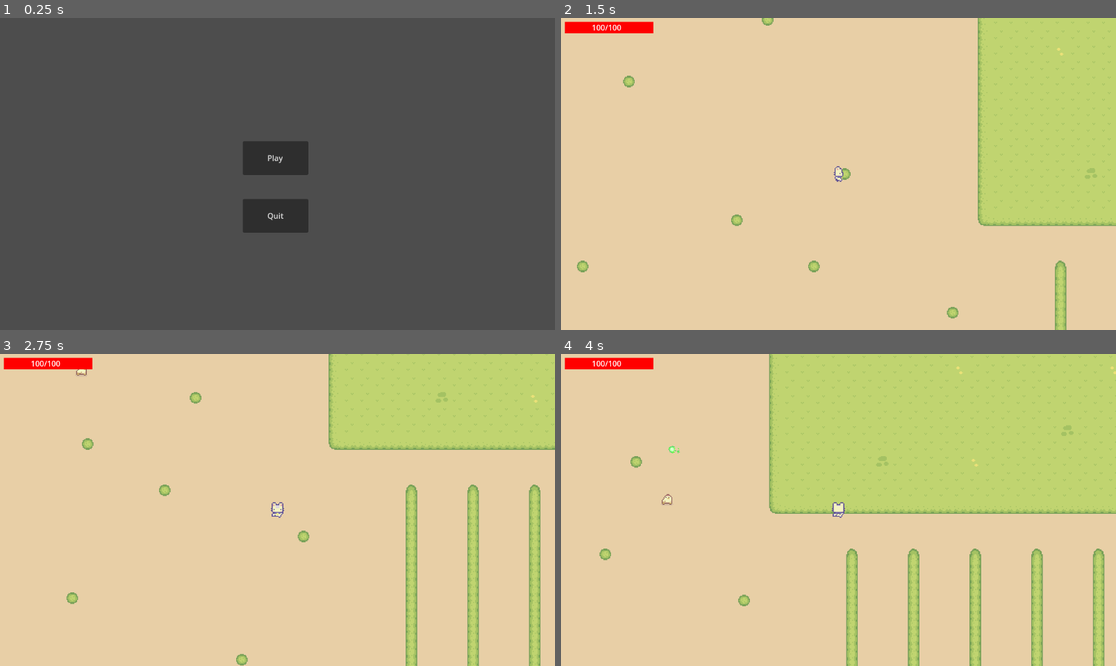
Above: before the commit, frames 1-4 (two rows, left to right).
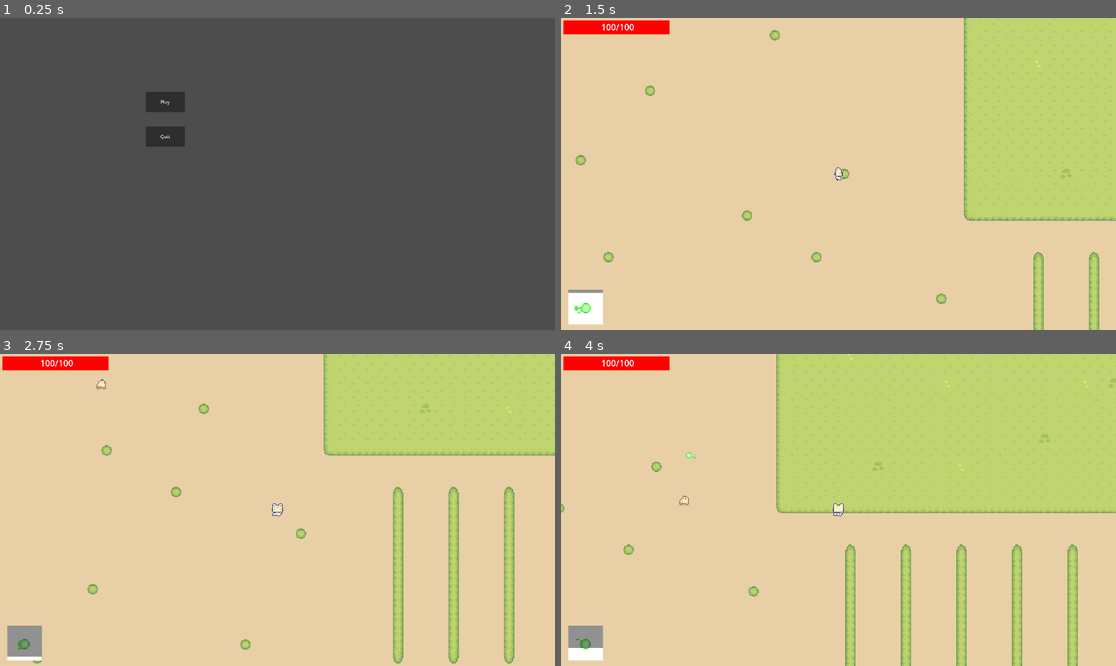
Above: after the commit, the same moments.

Repository: Aobies59/farm-survivors
Game: Godot game, scene res://scenes/main.tscn
The game is run twice, just before and just after one commit, with the same random seed, the same clock (stepped at 60 frames per second) and the same inputs.
Inputs:
- Up to frame 1 (0.25 s): no input
- Up to frame 2 (1.5 s): click "Play" at 0.5 s; tap Enter at 1.25 s; hold Right (Move Right) from 1.28 s (still down)
- Up to frame 3 (2.75 s): release Right (Move Right) at 2.03 s; hold Down (Move Down) from 2.03 s (still down)
- Up to frame 4 (4 s): release Down (Move Down) at 2.78 s; hold Right (Move Right) 2.78-3.53 s; hold Up (Move Up) from 3.53 s (still down)

The runs differ from the first frame. In frame 1, 3.4% of the frame differs, in the area x 26-56%, y 23-69%; in frame 2, 6.3%; in frame 3, 11%, in the area x 0-100%, y 0-100%; in frame 4, 10%.

Commit message:
added abilities ui

Diff:
--- a/characters/player.tscn
+++ b/characters/player.tscn
@@ -573,7 +573,7 @@
 frame = 1
 
 [node name="Camera2D" type="Camera2D" parent="."]
-zoom = Vector2(2, 2)
+zoom = Vector2(3, 3)
 limit_left = 0
 limit_top = 0
 limit_right = 1470
--- a/project.godot
+++ b/project.godot
@@ -18,6 +18,11 @@
 [autoload]
 
 Global="*res://scripts/global.gd"
+
+[display]
+
+window/size/viewport_width=1920
+window/size/viewport_height=1080
 
 [global_group]
 
--- a/scenes/bullet.tscn
+++ b/scenes/bullet.tscn
@@ -63,6 +63,33 @@
 [sub_resource type="CircleShape2D" id="CircleShape2D_nf4oq"]
 radius = 4.0
 
+[sub_resource type="Animation" id="Animation_u3ryp"]
+length = 0.001
+tracks/0/type = "value"
+tracks/0/imported = false
+tracks/0/enabled = true
+tracks/0/path = NodePath("AnimatedSprite2D:animation")
+tracks/0/interp = 1
+tracks/0/loop_wrap = true
+tracks/0/keys = {
+"times": PackedFloat32Array(0),
+"transitions": PackedFloat32Array(1),
+"update": 1,
+"values": [&"default"]
+}
+tracks/1/type = "value"
+tracks/1/imported = false
+tracks/1/enabled = true
+tracks/1/path = NodePath("AnimatedSprite2D:frame")
+tracks/1/interp = 1
+tracks/1/loop_wrap = true
+tracks/1/keys = {
+"times": PackedFloat32Array(0),
+"transitions": PackedFloat32Array(1),
+"update": 1,
+"values": [0]
+}
+
 [sub_resource type="Animation" id="Animation_qb4uq"]
 resource_name = "default"
 length = 0.7
@@ -92,33 +119,6 @@
 "values": [0, 1, 2, 3, 4, 5, 6]
 }
 
-[sub_resource type="Animation" id="Animation_u3ryp"]
-length = 0.001
-tracks/0/type = "value"
-tracks/0/imported = false
-tracks/0/enabled = true
-tracks/0/path = NodePath("AnimatedSprite2D:animation")
-tracks/0/interp = 1
-tracks/0/loop_wrap = true
-tracks/0/keys = {
-"times": PackedFloat32Array(0),
-"transitions": PackedFloat32Array(1),
-"update": 1,
-"values": [&"default"]
-}
-tracks/1/type = "value"
-tracks/1/imported = false
-tracks/1/enabled = true
-tracks/1/path = NodePath("AnimatedSprite2D:frame")
-tracks/1/interp = 1
-tracks/1/loop_wrap = true
-tracks/1/keys = {
-"times": PackedFloat32Array(0),
-"transitions": PackedFloat32Array(1),
-"update": 1,
-"values": [0]
-}
-
 [sub_resource type="AnimationLibrary" id="AnimationLibrary_ttqy8"]
 _data = {
 "RESET": SubResource("Animation_u3ryp"),
--- a/scenes/world.tscn
+++ b/scenes/world.tscn
@@ -1,10 +1,12 @@
-[gd_scene load_steps=11 format=3 uid="uid://cenulxvjf3twu"]
+[gd_scene load_steps=25 format=3 uid="uid://cenulxvjf3twu"]
 
 [ext_resource type="PackedScene" uid="uid://uqnipnl0gf2h" path="res://characters/player.tscn" id="1_16p6v"]
 [ext_resource type="PackedScene" uid="uid://ijdorn145jqa" path="res://scenes/bg.tscn" id="1_p234c"]
 [ext_resource type="Script" path="res://scripts/world.gd" id="1_vmkrc"]
 [ext_resource type="Script" path="res://scripts/health.gd" id="4_p4c78"]
 [ext_resource type="Script" path="res://scripts/pause_menu.gd" id="4_xyvrp"]
+[ext_resource type="Script" path="res://scripts/abilities.gd" id="6_l6u62"]
+[ext_resource type="Texture2D" uid="uid://b44bmaos68477" path="res://resources/sprite-ball.png" id="7_83s81"]
 
 [sub_resource type="SegmentShape2D" id="SegmentShape2D_hgrf4"]
 b = Vector2(0, 656)
@@ -22,6 +24,128 @@
 
 [sub_resource type="LabelSettings" id="LabelSettings_b7fl2"]
 font_size = 80
+
+[sub_resource type="LabelSettings" id="LabelSettings_lgw42"]
+font_size = 30
+
+[sub_resource type="Animation" id="Animation_nnhdv"]
+resource_name = "default"
+length = 0.7
+loop_mode = 1
+tracks/0/type = "value"
+tracks/0/imported = false
+tracks/0/enabled = true
+tracks/0/path = NodePath("AnimatedSprite2D:animation")
+tracks/0/interp = 1
+tracks/0/loop_wrap = true
+tracks/0/keys = {
+"times": PackedFloat32Array(0),
+"transitions": PackedFloat32Array(1),
+"update": 1,
+"values": [&"default"]
+}
+tracks/1/type = "value"
+tracks/1/imported = false
+tracks/1/enabled = true
+tracks/1/path = NodePath("AnimatedSprite2D:frame")
+tracks/1/interp = 1
+tracks/1/loop_wrap = true
+tracks/1/keys = {
+"times": PackedFloat32Array(0, 0.1, 0.2, 0.3, 0.4, 0.5, 0.6),
+"transitions": PackedFloat32Array(1, 1, 1, 1, 1, 1, 1),
+"update": 1,
+"values": [0, 1, 2, 3, 4, 5, 6]
+}
+
+[sub_resource type="Animation" id="Animation_bxh8k"]
+length = 0.001
+tracks/0/type = "value"
+tracks/0/imported = false
+tracks/0/enabled = true
+tracks/0/path = NodePath("AnimatedSprite2D:animation")
+tracks/0/interp = 1
+tracks/0/loop_wrap = true
+tracks/0/keys = {
+"times": PackedFloat32Array(0),
+"transitions": PackedFloat32Array(1),
+"update": 1,
+"values": [&"default"]
+}
+tracks/1/type = "value"
+tracks/1/imported = false
+tracks/1/enabled = true
+tracks/1/path = NodePath("AnimatedSprite2D:frame")
+tracks/1/interp = 1
+tracks/1/loop_wrap = true
+tracks/1/keys = {
+"times": PackedFloat32Array(0),
+"transitions": PackedFloat32Array(1),
+"update": 1,
+"values": [0]
+}
+
+[sub_resource type="AnimationLibrary" id="AnimationLibrary_o2r13"]
+_data = {
+"RESET": SubResource("Animation_bxh8k"),
+"default": SubResource("Animation_nnhdv")
+}
+
+[sub_resource type="AtlasTexture" id="AtlasTexture_0lu7o"]
+atlas = ExtResource("7_83s81")
+region = Rect2(0, 0, 32, 32)
+
+[sub_resource type="AtlasTexture" id="AtlasTexture_14wcm"]
+atlas = ExtResource("7_83s81")
+region = Rect2(32, 0, 32, 32)
+
+[sub_resource type="AtlasTexture" id="AtlasTexture_rocvd"]
+atlas = ExtResource("7_83s81")
+region = Rect2(64, 0, 32, 32)
+
+[sub_resource type="AtlasTexture" id="AtlasTexture_4vw5x"]
+atlas = ExtResource("7_83s81")
+region = Rect2(96, 0, 32, 32)
+
+[sub_resource type="AtlasTexture" id="AtlasTexture_d0jay"]
+atlas = ExtResource("7_83s81")
+region = Rect2(128, 0, 32, 32)
+
+[sub_resource type="AtlasTexture" id="AtlasTexture_s77up"]
+atlas = ExtResource("7_83s81")
+region = Rect2(0, 32, 32, 32)
+
+[sub_resource type="AtlasTexture" id="AtlasTexture_00yc6"]
+atlas = ExtResource("7_83s81")
+region = Rect2(32, 32, 32, 32)
+
+[sub_resource type="SpriteFrames" id="SpriteFrames_broxj"]
+animations = [{
+"frames": [{
+"duration": 1.0,
+"texture": SubResource("AtlasTexture_0lu7o")
+}, {
+"duration": 1.0,
+"texture": SubResource("AtlasTexture_14wcm")
+}, {
+"duration": 1.0,
+"texture": SubResource("AtlasTexture_rocvd")
+}, {
+"duration": 1.0,
+"texture": SubResource("AtlasTexture_4vw5x")
+}, {
+"duration": 1.0,
+"texture": SubResource("AtlasTexture_d0jay")
+}, {
+"duration": 1.0,
+"texture": SubResource("AtlasTexture_s77up")
+}, {
+"duration": 1.0,
+"texture": SubResource("AtlasTexture_00yc6")
+}],
+"loop": true,
+"name": &"default",
+"speed": 5.0
+}]
 
 [node name="World" type="Node2D"]
 script = ExtResource("1_vmkrc")
@@ -59,31 +183,33 @@
 
 [node name="bg" type="ColorRect" parent="PauseMenu"]
 z_index = -1
-offset_right = 1464.0
-offset_bottom = 664.0
+offset_left = -1191.0
+offset_top = -630.0
+offset_right = 2900.0
+offset_bottom = 3236.0
 color = Color(0.154876, 0.154876, 0.154876, 0.541176)
 
 [node name="PAUSED" type="Label" parent="PauseMenu"]
-offset_left = 416.0
-offset_top = 136.0
-offset_right = 725.0
-offset_bottom = 246.0
+offset_left = 806.0
+offset_top = 238.0
+offset_right = 1115.0
+offset_bottom = 348.0
 text = "PAUSED"
 label_settings = SubResource("LabelSettings_b7fl2")
 
 [node name="Continue" type="Button" parent="PauseMenu"]
-offset_left = 504.0
-offset_top = 288.0
-offset_right = 640.0
-offset_bottom = 358.0
+offset_left = 891.0
+offset_top = 453.0
+offset_right = 1027.0
+offset_bottom = 523.0
 text = "Continue
 "
 
 [node name="Quit" type="Button" parent="PauseMenu"]
-offset_left = 504.0
-offset_top = 376.0
-offset_right = 640.0
-offset_bottom = 446.0
+offset_left = 892.0
+offset_top = 540.0
+offset_right = 1028.0
+offset_bottom = 610.0
 text = "Quit
 "
 
@@ -96,24 +222,54 @@
 z_index = 1
 offset_left = 8.0
 offset_top = 8.0
-offset_right = 192.0
-offset_bottom = 32.0
+offset_right = 376.0
+offset_bottom = 56.0
 color = Color(1, 0, 0, 1)
 
 [node name="Empty" type="ColorRect" parent="UI/Health"]
 offset_left = 8.0
 offset_top = 8.0
-offset_right = 192.0
-offset_bottom = 32.0
+offset_right = 376.0
+offset_bottom = 56.0
 color = Color(0.252028, 0.252028, 0.252028, 1)
 
 [node name="Label" type="Label" parent="UI/Health"]
 z_index = 2
-offset_left = 64.0
-offset_top = 8.0
-offset_right = 126.0
-offset_bottom = 31.0
+offset_left = 139.0
+offset_top = 10.0
+offset_right = 253.0
+offset_bottom = 52.0
 text = "100/100"
+label_settings = SubResource("LabelSettings_lgw42")
+
+[node name="Abilities" type="Node2D" parent="UI"]
+script = ExtResource("6_l6u62")
+
+[node name="SlimeBall" type="Node2D" parent="UI/Abilities"]
+
+[node name="AnimationPlayer" type="AnimationPlayer" parent="UI/Abilities/SlimeBall"]
+libraries = {
+"": SubResource("AnimationLibrary_o2r13")
+}
+autoplay = "default"
+
+[node name="Back" type="ColorRect" parent="UI/Abilities/SlimeBall"]
+offset_left = 25.0
+offset_top = 941.0
+offset_right = 145.0
+offset_bottom = 1061.0
+
+[node name="AnimatedSprite2D" type="AnimatedSprite2D" parent="UI/Abilities/SlimeBall"]
+position = Vector2(83, 1007)
+scale = Vector2(5.15625, 5.15625)
+sprite_frames = SubResource("SpriteFrames_broxj")
+
+[node name="Front" type="ColorRect" parent="UI/Abilities/SlimeBall"]
+offset_left = 25.0
+offset_top = 941.0
+offset_right = 145.0
+offset_bottom = 1061.0
+color = Color(0.101868, 0.101868, 0.101868, 0.478431)
 
 [connection signal="pressed" from="PauseMenu/Continue" to="PauseMenu" method="_on_continue_pressed"]
 [connection signal="pressed" from="PauseMenu/Quit" to="PauseMenu" method="_on_quit_pressed"]
--- /dev/null
+++ b/scripts/abilities.gd
@@ -0,0 +1,15 @@
+extends Node2D
+
+var abilities = {}
+var player
+
+func _ready():
+	player = get_node("../../Player")
+	for ability in self.get_children():
+		var front = ability.get_node("Front")
+		var back = ability.get_node("Back")
+		abilities[ability.name] = [front, back.size.y]
+
+func _process(delta: float) -> void:
+	for abilityName in abilities.keys():
+		abilities[abilityName][0].size.y = abilities[abilityName][1] - abilities[abilityName][1]*(player.abilitiesDelta[abilityName]/player.abilitiesFrequency[abilityName])
--- a/scripts/chicken.gd
+++ b/scripts/chicken.gd
@@ -41,12 +41,11 @@
 	angleToPlayer = atan2(direction.y, direction.x)
 	var distanceToPlayer = (player.position - self.position).length()
 
-	if distanceToPlayer <= ATTACKING_DISTANCE or timeSinceAttack > 0:
+	timeSinceAttack = min(ATTACKING_RATE, timeSinceAttack + delta)
+	if distanceToPlayer <= ATTACKING_DISTANCE:
 		attacking = true
-		timeSinceAttack += delta
 	else:
 		attacking = false
-		timeSinceAttack = 0
 
 	if attacking:
 		if previousPosition == FACING_LEFT:
--- a/scripts/player.gd
+++ b/scripts/player.gd
@@ -15,9 +15,13 @@
 var enemiesInRange = []
 
 var bulletScene = preload("res://scenes/bullet.tscn")
+@export var abilitiesDelta = {
+	"SlimeBall": 0
+}
+@export var abilitiesFrequency = {
+	"SlimeBall": 1
+}
 var shootingRange = 250
-var shootingFrequency = 1
-var timeSinceShot = 0
 
 @export var health = 100
 
@@ -135,9 +139,9 @@
 	bullet.shoot(direction)
 
 func _process(delta: float) -> void:
-	timeSinceShot = min(timeSinceShot + delta, shootingFrequency)
-	if timeSinceShot >= shootingFrequency and len(enemiesInRange) > 0:
-		timeSinceShot = 0
+	abilitiesDelta["SlimeBall"] = min(abilitiesDelta["SlimeBall"] + delta, abilitiesFrequency["SlimeBall"])
+	if abilitiesDelta["SlimeBall"] >= abilitiesFrequency["SlimeBall"] and len(enemiesInRange) > 0:
+		abilitiesDelta["SlimeBall"] = 0
 		shoot()
 
 	if health <= 0:
